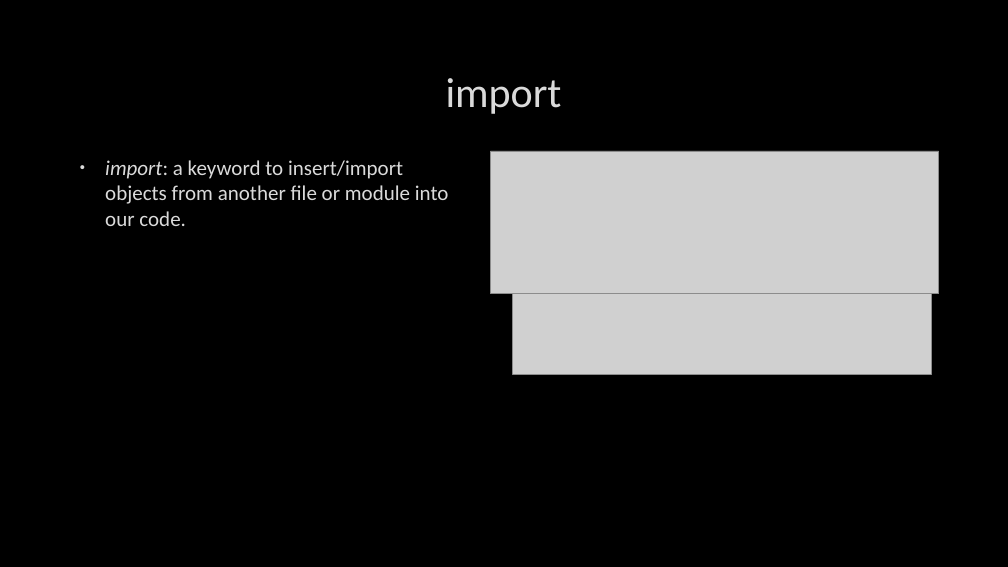
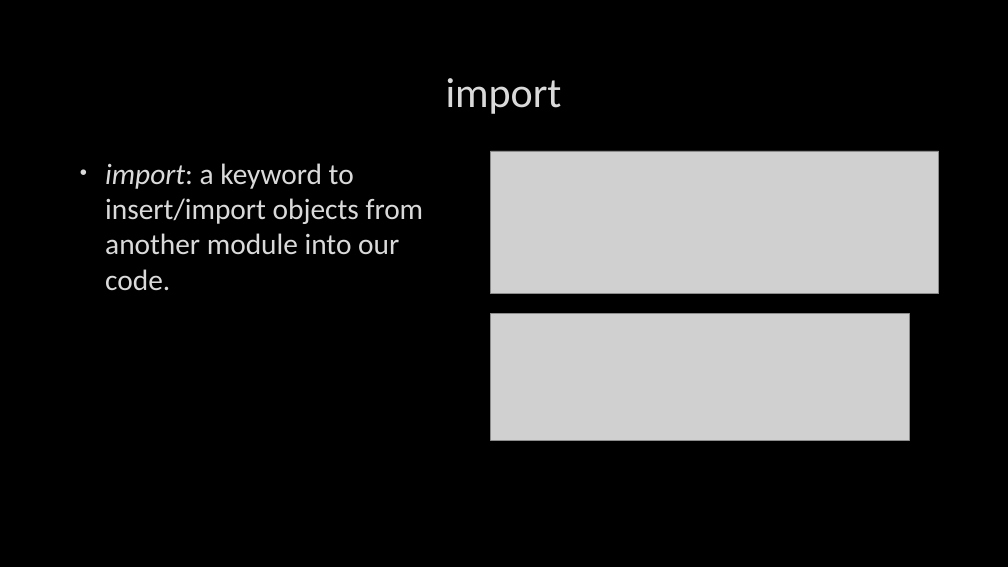
Before and after one commit to msiahaan/Python101, a slide deck: slide 4 of Python101_03_Fungsi-Import.pptx (slide 3 before the commit). Drawn at 1008x567 pixels with LibreOffice and Linux fonts; fonts in the diff are those of the drawing; grey boxes stand for pictures; background and template pictures are left out. Boxes give left, top, right and bottom in pixels: in the first picture for what was removed or moved away, otherwise in the second. Text is boxed around its words. In the diff, an @@ line names an element or a change of style, - is before the commit and + after.

Commit message:
Add slides about objects

```diff
--- a/Python101_03_Fungsi-Import.pptx
+++ b/Python101_03_Fungsi-Import.pptx
@@ text at [105,163,424,290]: text changed; size 20 to 28 pt @@
-• import: a keyword to insert/import objects from another file or module into our code.
+• import: a keyword to insert/import objects from another module into our code.
@@ picture: place and size @@
-picture at [513,248,932,374]
+picture at [491,314,910,440]
```
Also in this commit, not shown: 2 other slides changed, 2 slides added, 1 slide removed, 2 other files.
